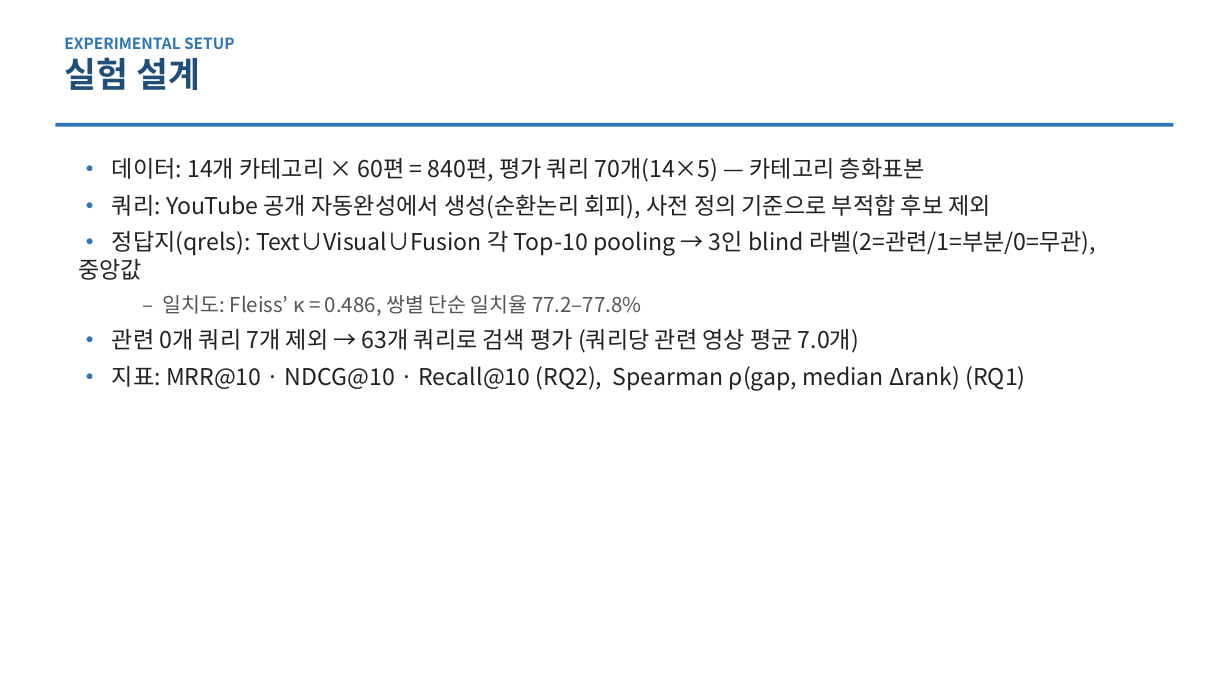
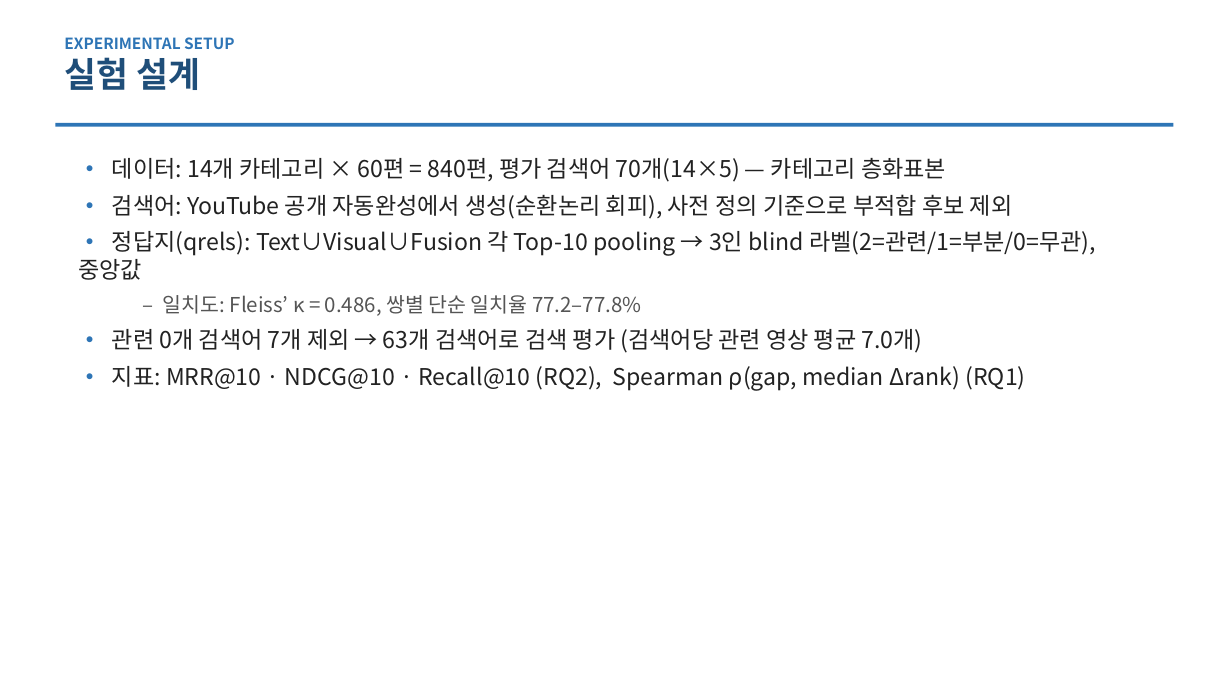
Before and after one commit to ThirdActiveDataExTech/thirdparty-metadata-ingestion, a slide deck: slide 7 of docs/research/P05_thumbnail_fusion/paper_KIICE_발표초안.pptx. Drawn at 1232x693 pixels with LibreOffice and Linux fonts; fonts in the diff are those of the drawing. Boxes give left, top, right and bottom in pixels: in the first picture for what was removed or moved away, otherwise in the second. Text is boxed around its words. In the diff, an @@ line names an element or a change of style, - is before the commit and + after.

```diff
--- a/docs/research/P05_thumbnail_fusion/paper_KIICE_발표초안.pptx
+++ b/docs/research/P05_thumbnail_fusion/paper_KIICE_발표초안.pptx
@@ text at (112,158,1013,219): text changed @@
-• 데이터: 14개 카테고리 × 60편 = 840편, 평가 쿼리 70개(14×5) — 카테고리 층화표본
-• 쿼리: YouTube 공개 자동완성에서 생성(순환논리 회피), 사전 정의 기준으로 부적합 후보 제외
+• 데이터: 14개 카테고리 × 60편 = 840편, 평가 검색어 70개(14×5) — 카테고리 층화표본
+• 검색어: YouTube 공개 자동완성에서 생성(순환논리 회피), 사전 정의 기준으로 부적합 후보 제외
@@ text at (112,329,923,353): text changed @@
-• 관련 0개 쿼리 7개 제외 → 63개 쿼리로 검색 평가 (쿼리당 관련 영상 평균 7.0개)
+• 관련 0개 검색어 7개 제외 → 63개 검색어로 검색 평가 (검색어당 관련 영상 평균 7.0개)
```
Also in this commit, not shown: 7 other slides changed, 4 other files.
